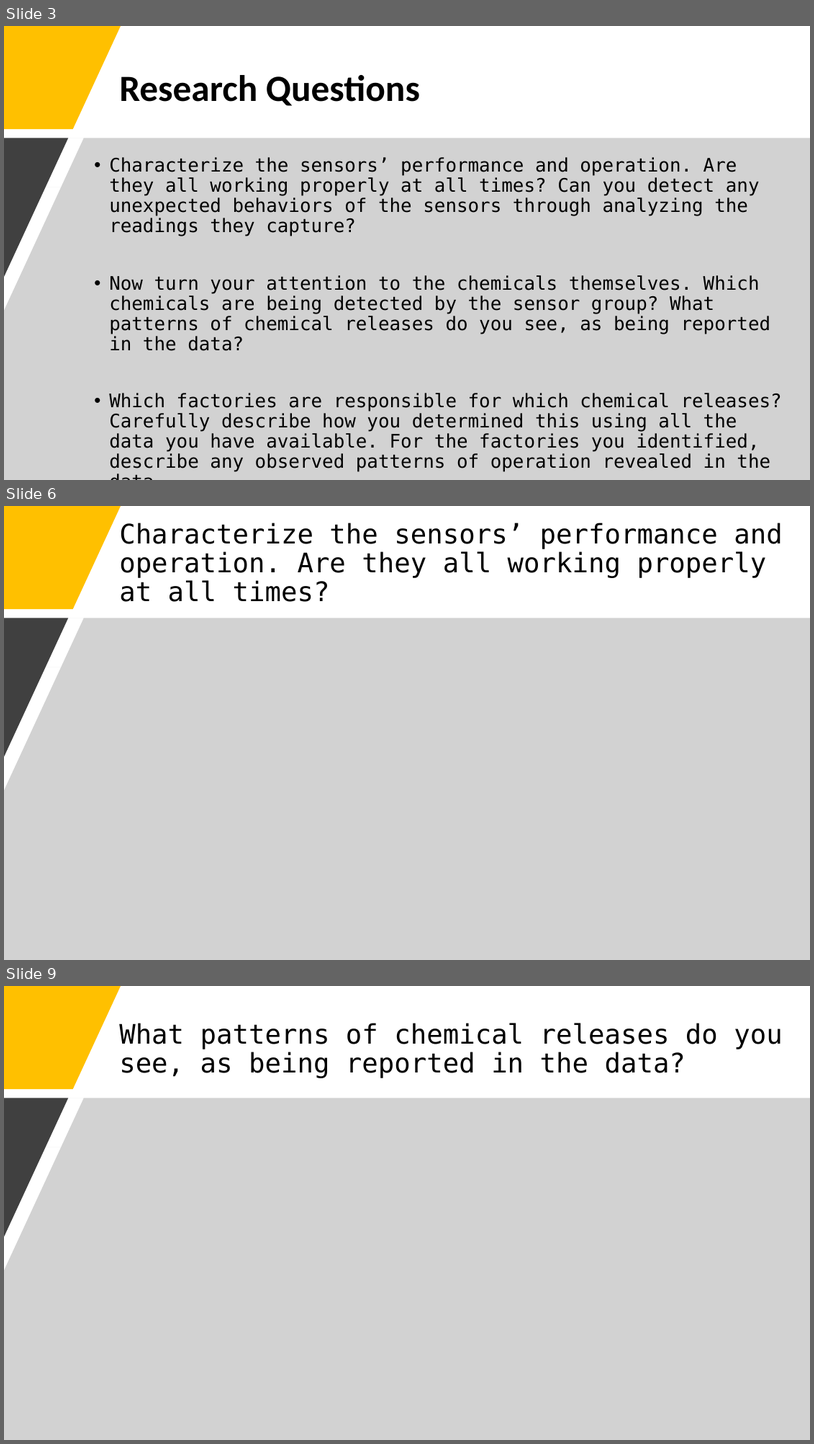
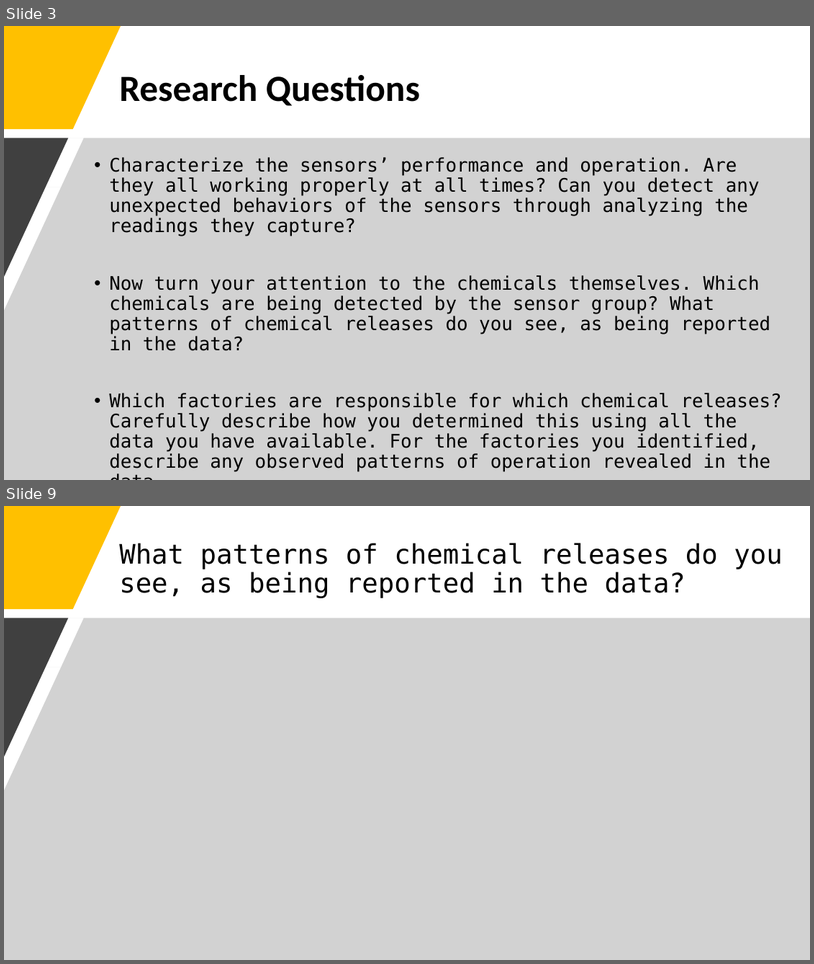
Before and after one commit to j-tice/capstone_final, a slide deck: Capstone Final Project Presentation.pptx. Shown one above the other, each under a label of ours: slides 3, 6 and 9 before the commit, slides 3 and 9 after it; the slides between them are not shown. The pictures are 814x1444 and 814x964 pixels, drawn with LibreOffice and Linux fonts; fonts in the diff are those of the drawing. Boxes give left, top, right and bottom in pixels: in the first picture for what was removed or moved away, otherwise in the second. Text is boxed around its words. In the diff, an @@ line names an element or a change of style, - is before the commit and + after.

```diff
--- a/Capstone Final Project Presentation.pptx
+++ b/Capstone Final Project Presentation.pptx
@@ slide 6 removed at box(4, 506, 810, 960), background #FFFFFF @@
@@ freeform shape removed at box(4, 506, 121, 609) @@
@@ title removed at box(119, 523, 782, 602) @@
-Characterize the sensors’ performance and operation. Are they all working properly at all times?
@@ freeform shape removed at box(4, 618, 810, 960) @@
@@ freeform shape removed at box(4, 618, 68, 757) @@
```
Also in this commit, not shown: 2 slides changed, 3 slides added, 1 other slide removed, 2 other files.
